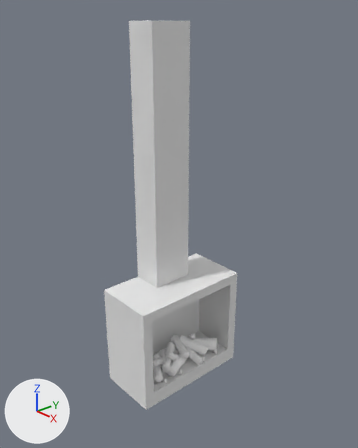
Two versions of the Blender file bachelor/Assets/Prefabs/Fireplace.blend, one commit apart.
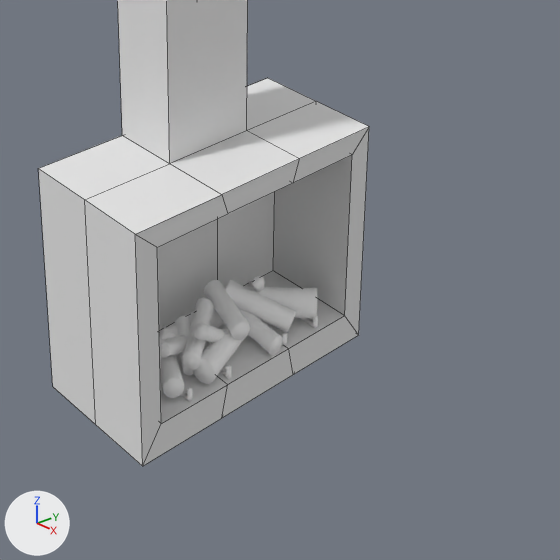
Each version is shown whole from a 50 mm camera at (4.88, -4.29, 3.91) aimed at (0.21, -0.18, 1.34), then close up on the part from 25% to 88% of the width and 50% to 100% of the height. Lighting does not change. The marker at lower left points along +X, +Y and +Z. The close-ups show mesh edges as thin lines.

Before the edit, the objects in view are built like this:
```python
me_cube = bpy.data.meshes.new('Cube')
me_cube.from_pydata(...)  # 40 vertices, 37 faces; spans x -0.42..0.48, y -1.03..0.76, z -1.17..3.89
me_cube.materials.append(mat_material)  # white #e7e7e7
me_cylinder_006 = bpy.data.meshes.new('Cylinder.006')
me_cylinder_006.from_pydata(...)  # 3744 vertices, 3354 faces; spans x -0.077..0.479, y -0.807..0.505, z -0.949..-0.563
me_cylinder_006.materials.append(mat_log)  # white #ffffff
ob_fireplace = bpy.data.objects.new('Fireplace', me_cube)
ob_fireplace.location = (0.0, 0.0, 0.0)
ob_logs = bpy.data.objects.new('Logs', me_cylinder_006)
ob_logs.location = (0.0, 0.0, 0.0)
```
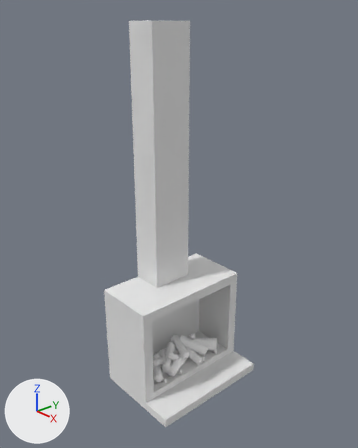
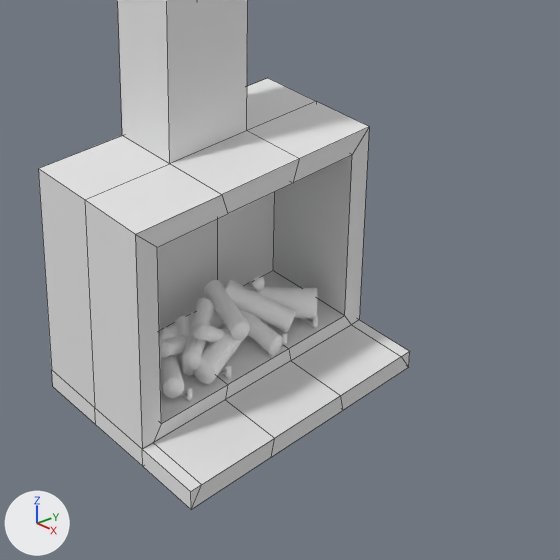
The newer file is also turned or shifted as a whole; pictures and numbers use the older file's frame.

The change, as a list of edits to the scene's bpy script:
```text
Change me_cube:
    used by ob_fireplace; location = (0.0, 0.0, 0.0)
    remove me_cube.from_pydata(...)  # 40 vertices, 37 faces; spans x -0.42..0.48, y -1.03..0.76, z -1.17..3.89
    add me_cube.from_pydata(...)  # 60 vertices, 57 faces; spans x -0.42..0.91, y -1.03..0.76, z -1.17..3.89
    me_cube part 1
    10 faces are deleted
    14 vertices are added at x -0.42..0.91, y -1.03..0.76, z -1.05..-1.04
    6 new vertices lie (0.43, 0.0, 0.0) away from vertices in x 0.48, y -1.03..0.76, z -1.17..-1.05
    30 new faces join them
```

Pixel boxes [x1, y1, x2, y2] of what changed, in the close-ups (560 x 560 px):
'Fireplace', reshaped
    before: [38, 0, 369, 466]
    after: [38, 0, 410, 509]
part 1 of me_cube, built on
    before: [39, 128, 369, 466]
    after: [39, 128, 410, 509]
